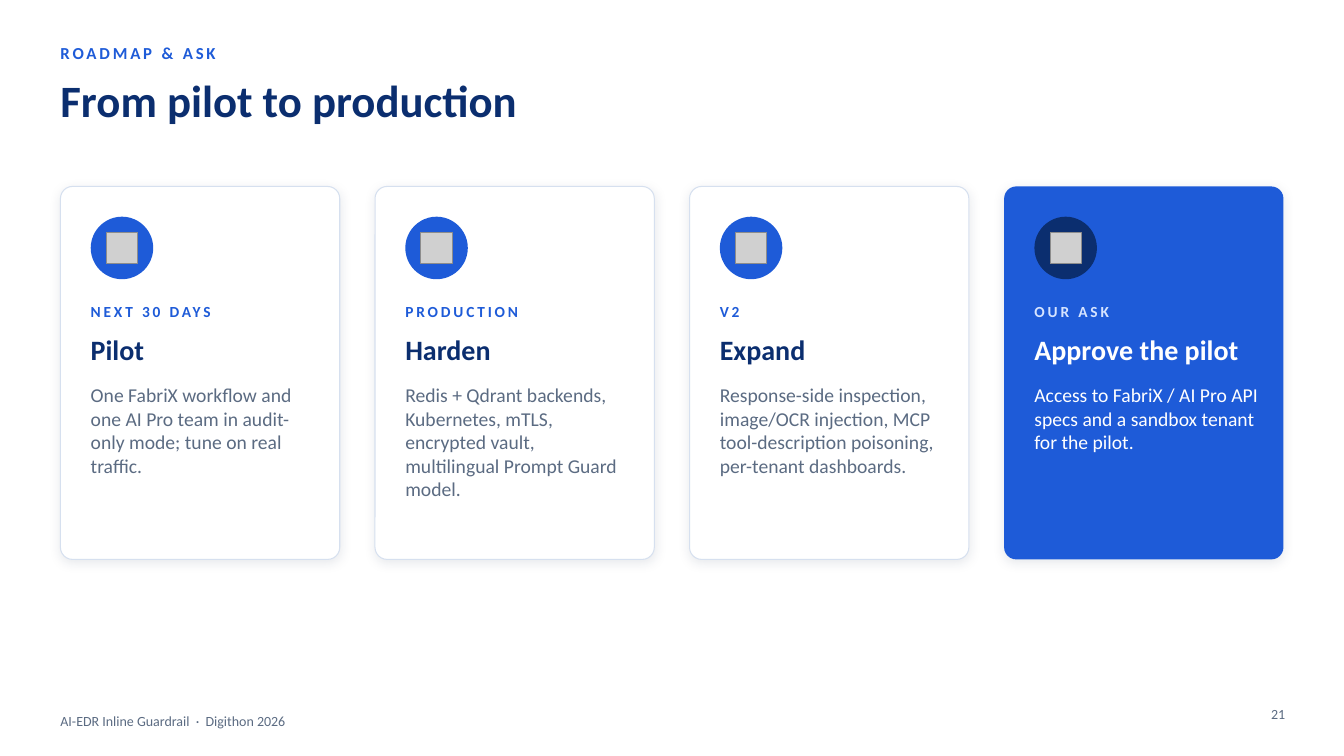
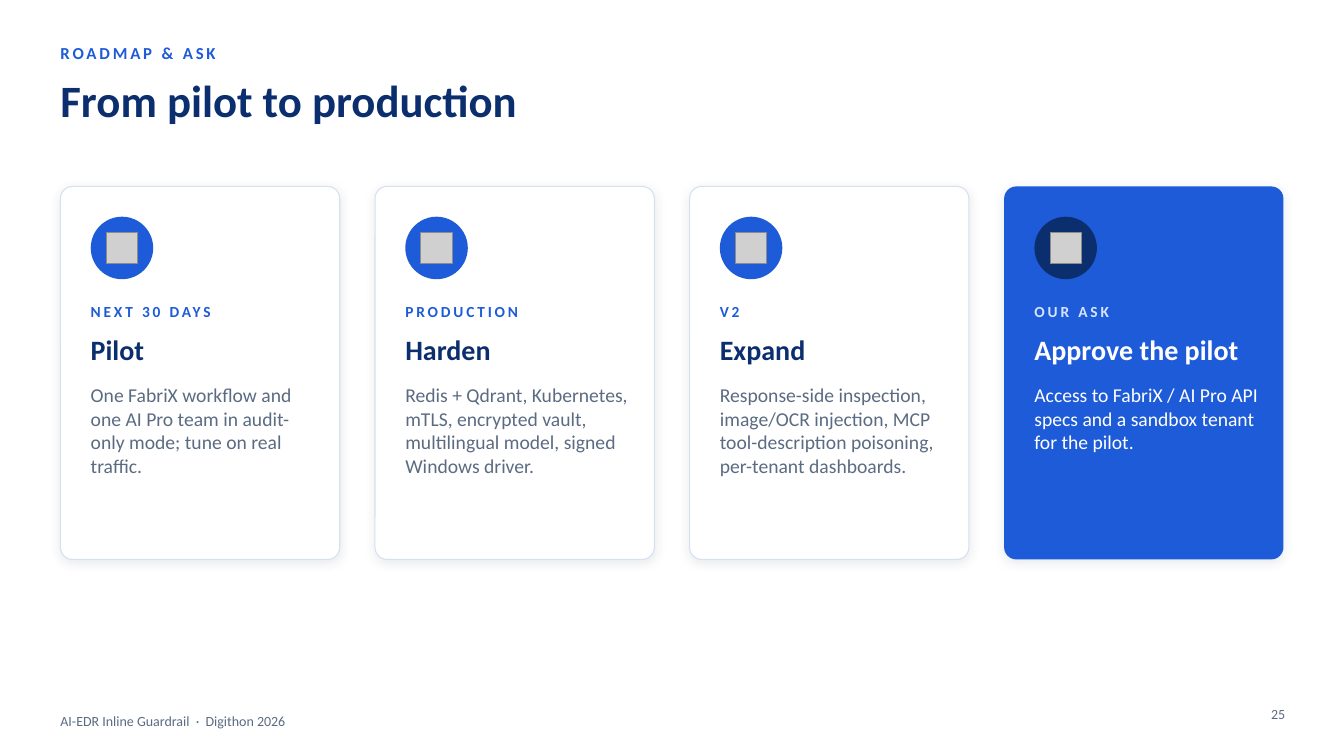
Before and after one commit to Raj-588/sdsi-demo, a slide deck: slide 25 of presentation/AI-EDR_Guardrail_Executive_28Oct.pptx (slide 21 before the commit). Drawn at 1344x756 pixels with LibreOffice and Linux fonts; fonts in the diff are those of the drawing; grey boxes stand for pictures; background and template pictures are left out. Boxes give left, top, right and bottom in pixels: in the first picture for what was removed or moved away, otherwise in the second. Text is boxed around its words. In the diff, an @@ line names an element or a change of style, - is before the commit and + after.

```diff
--- a/presentation/AI-EDR_Guardrail_Executive_28Oct.pptx
+++ b/presentation/AI-EDR_Guardrail_Executive_28Oct.pptx
@@ text at box(405, 388, 628, 473): text changed @@
-Redis + Qdrant backends, Kubernetes, mTLS, encrypted vault, multilingual Prompt Guard model.
+Redis + Qdrant, Kubernetes, mTLS, encrypted vault, multilingual model, signed Windows driver.
@@ page number at box(1271, 710, 1285, 719): text changed @@
-21
+25
```
Also in this commit, not shown: 4 other slides changed, 4 slides added, 4 other files.
